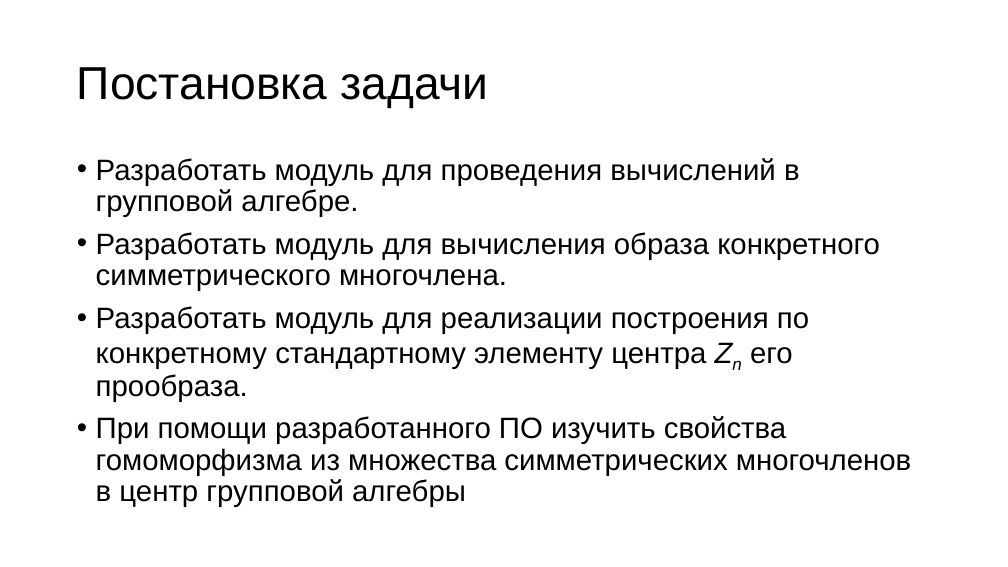
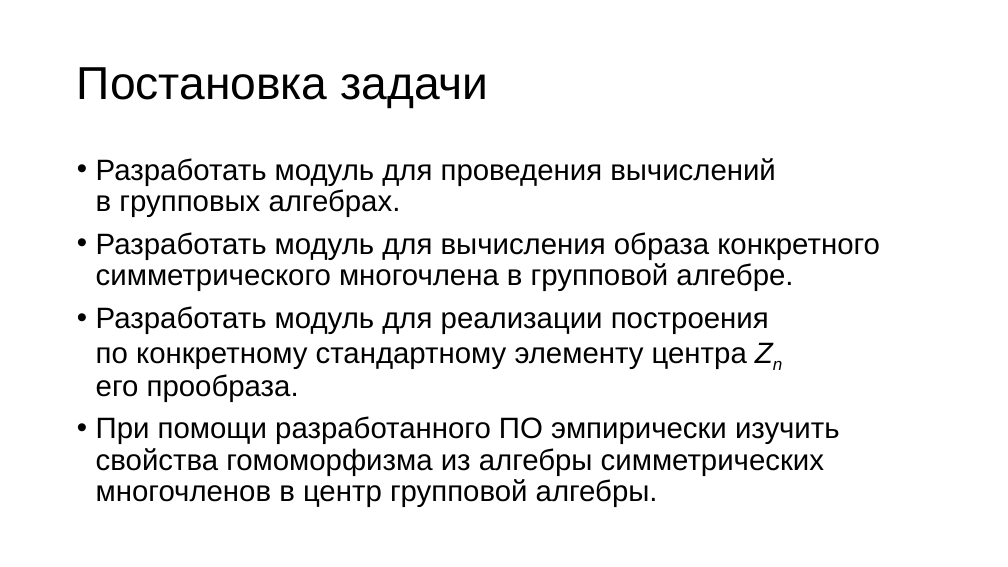
Before and after one commit to deathguard771/deathguard771, a slide deck: slide 2 of ПЗ/Sterlyagov_A_A.pptx. Drawn at 1008x567 pixels with LibreOffice and Linux fonts; fonts in the diff are those of the drawing. Boxes give left, top, right and bottom in pixels: in the first picture for what was removed or moved away, otherwise in the second. Text is boxed around its words. In the diff, an @@ line names an element or a change of style, - is before the commit and + after.

```diff
--- a/ПЗ/Sterlyagov_A_A.pptx
+++ b/ПЗ/Sterlyagov_A_A.pptx
@@ text at (x1=96, y1=158, x2=880, y2=291): text changed @@
-• Разработать модуль для проведения вычислений в групповой алгебре.
-• Разработать модуль для вычисления образа конкретного симметрического многочлена.
+• Разработать модуль для проведения вычислений
+  в групповых алгебрах.
+• Разработать модуль для вычисления образа конкретного симметрического многочлена в групповой алгебре.
@@ text at (x1=96, y1=416, x2=840, y2=507): text changed @@
-• При помощи разработанного ПО изучить свойства гомоморфизма из множества симметрических многочленов в центр групповой алгебры
+• При помощи разработанного ПО эмпирически изучить свойства гомоморфизма из алгебры симметрических многочленов в центр групповой алгебры.
```
Also in this commit, not shown: 7 other slides changed, 8 slides added, 1 slide removed, 7 other files.
